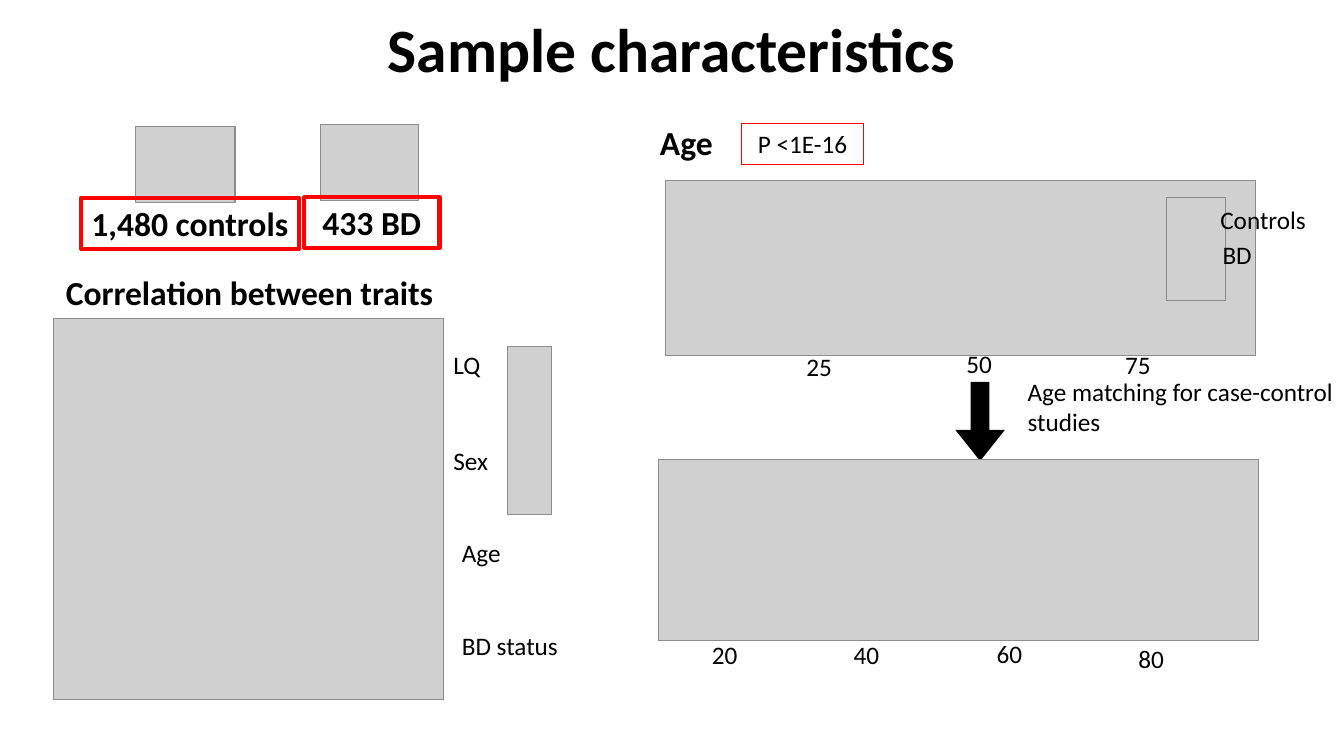
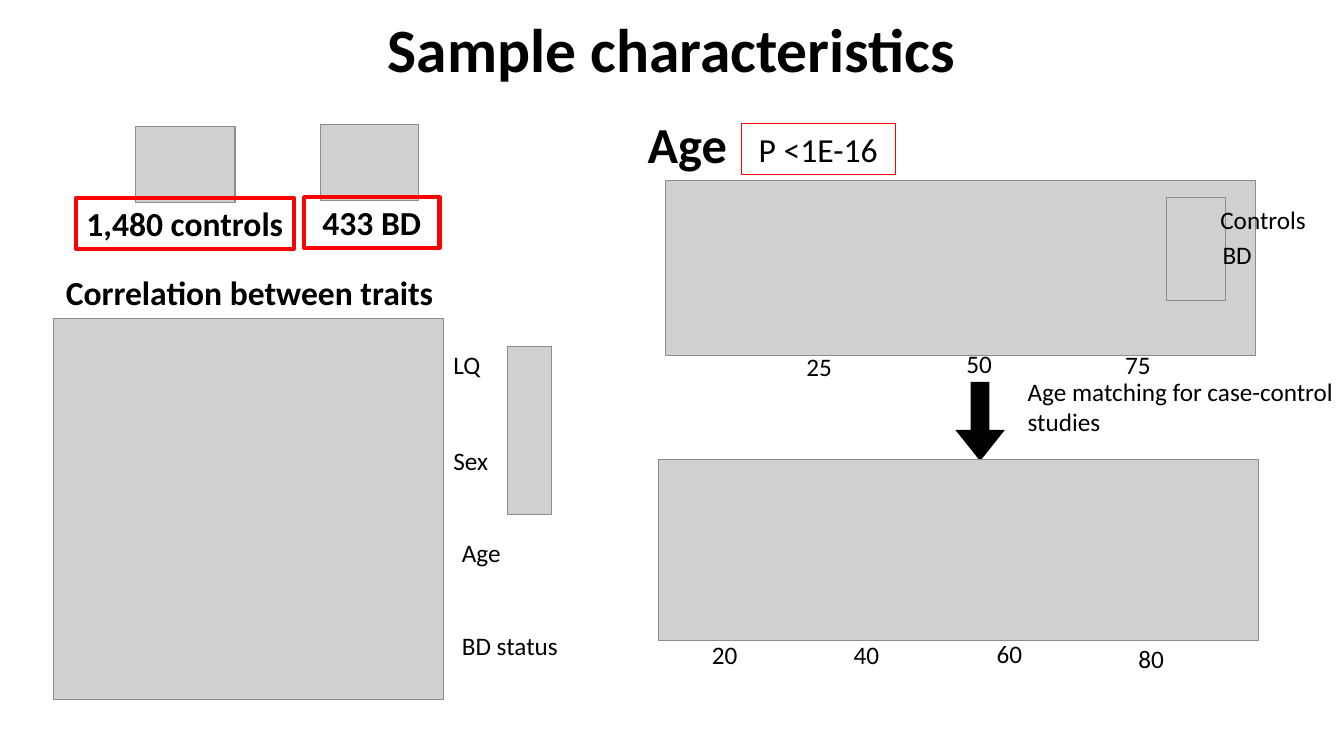
Before and after one commit to igarcia17/EHI_laterality, a slide deck: slide 8 of NorthSeaLateralityCongress_InesGarciaOrtiz.pptx (slide 7 before the commit). Drawn at 1344x756 pixels with LibreOffice and Linux fonts; fonts in the diff are those of the drawing; grey boxes stand for pictures. Boxes give left, top, right and bottom in pixels: in the first picture for what was removed or moved away, otherwise in the second. Text is boxed around its words. In the diff, an @@ line names an element or a change of style, - is before the commit and + after.

```diff
--- a/NorthSeaLateralityCongress_InesGarciaOrtiz.pptx
+++ b/NorthSeaLateralityCongress_InesGarciaOrtiz.pptx
@@ text "Age" moved from (x1=660, y1=133, x2=713, y2=161) to (x1=648, y1=130, x2=727, y2=172) @@
@@ text "Age" at (x1=648, y1=130, x2=727, y2=172): size 24 to 36 pt @@
@@ rectangle "P <1E-16" resized from (x1=741, y1=124, x2=864, y2=164) to (x1=741, y1=124, x2=895, y2=174) @@
@@ rectangle "P <1E-16" at (x1=741, y1=124, x2=895, y2=174): size 18 to 24 pt @@
@@ rectangle "1,480 controls" moved from (x1=81, y1=198, x2=298, y2=248) to (x1=76, y1=198, x2=293, y2=248) @@
```
Also in this commit, not shown: 2 other slides changed, 1 slide added, 3 other files.
